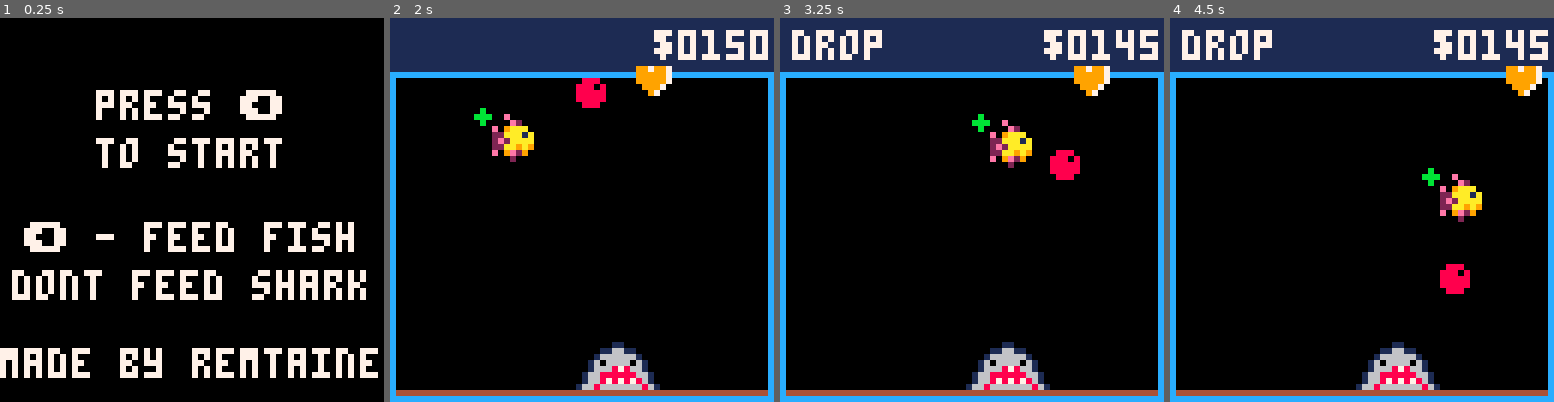
Above: before the commit, frames 1-4 (left to right).
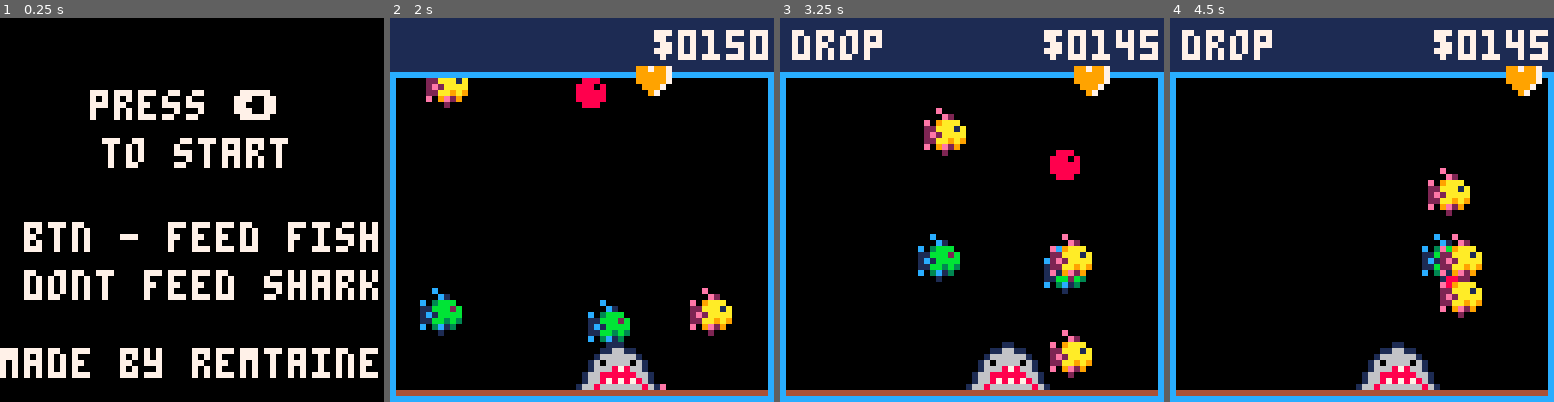
Above: after the commit, the same moments.

Repository: remtaine/pico-sushiquarium
Game: PICO-8 cartridge sushiquarium.p8
Two runs of this game, one before a commit and one after it. Both use one fixed random seed, a clock stepped at 60 frames per second and the inputs below.
Inputs (mouse positions are in pixels of both pictures, inside the frame that each line leads up to):
- Up to frame 1 (0.25 s): no input
- Up to frame 2 (2 s): tap O (Z key) at 0.33, 0.7, 1.43 s; click (459, 121) at 0.67 s; tap X (X key) at 1.07 s; click (520, 267) at 1.22 s; click (585, 114) at 1.77 s; hold Left from 1.97 s (still down)
- Up to frame 3 (3.25 s): tap X (X key) every 0.33 s from 2.07 to 3.07 s; tap O (Z key) at 2.22, 3.1 s; click (1037, 259) at 2.32 s; release Left at 2.37 s; hold Down 2.42-2.82 s; click (1102, 106) at 2.87 s; hold Right from 2.87 s (still down)
- Up to frame 4 (4.5 s): tap X (X key) every 0.33 s from 3.4 to 4.4 s; click (1254, 256) at 3.42 s; release Right at 3.53 s; hold Up 3.58-4.08 s; click (1315, 102) at 3.97 s; tap O (Z key) at 3.98 s; hold Right from 4.13 s (still down)

The runs differ from the first frame. In frame 1, 9.2% of the frame differs, in the area x 3-99%, y 18-74%; in frame 2, 4.2%; in frame 3, 4.8%; in frame 4, 3.3%.

Commit message:
Refactor fish class

Diff:
--- a/sushiquarium.p8
+++ b/sushiquarium.p8
@@ -1,6 +1,7 @@
 pico-8 cartridge // http://www.pico-8.com
 version 38
 __lua__
+-- init
 -- sushiquarium
 -- by remtaine
 
@@ -10,29 +11,75 @@
 -- enable mouse
 --poke(0x5f2d, 1)
 
+
 --setup 64x64 border
 	poke(0x5f2c,3)
 	border = 63
  money = 150
 
+
 --debug
 	debug = ""
 --time
 	fr = 0
 
+
 -- coordinates for dots (feed)
  dx = 30
  dy = 10
  dprice = 5
 
---fish 1 coordinates
- fcnt = 1
-	f1x = 16
-	f1y = 16
-	f1sx = 1
-	f1sy = 0.5
+
+--fish coordinates
+ fish = entity:new({
+  img = 1,
+  --1 for right, -1 for left
+  face = 1,
+		speed = {x = 1, y = 0.5},
+
+		update = function(self)
+			if self.x < dx then
+	 	 self.x += self.speed.x
+			elseif self.x > dx then
+	 	 self.x -= self.speed.x
+	 	end
+
+	 	if self.y < dy then
+	 	 self.y += self.speed.y
+			elseif self.y > dy then
+	 	 self.y -= self.speed.y
+	 	end
+
+	 	if (self.x - 3 > border) then
+	   self.x = -5
+	  end
+
+		 if (self.y - 3 > border) then
+		  self.y = 5
+		 end
+
+		end,
+
+
+		draw = function(self)
+			spr(self.img,self.x,self.y)
+ 	 --circfill(self.x-1,self.y,1,11)
+		end
+ })
+
+ fishes = {}
+ --rn only color diff, but it should have other meanings
+ fish_types = {yellow, green}
+ for i = 1,5 do
+  add(fishes, fish:new({
+   x=flr(rnd(border)),
+   y=flr(rnd(border)),
+   img=flr(rnd(2))
+  }))
+ end
 
 --shark coordinates
+
 
 --arrow coordinates for food
  ax = 40
@@ -46,9 +93,7 @@
 end
 
 -->8
---[[
-state machine
-]]
+--state machine
 
 function _update()
  if state=="menu" then
@@ -66,15 +111,14 @@
 	end
 end
 -->8
---[[
-updates and draw for game
-]]
+--updates and draw for game
 
 function update_game()
 	fr += 1
  mousex = stat(32)
  mousey = stat(33)
 
+ --if btn(⬅️) then
  if btn(⬅️) then
   --sfx(1,0)
   debug = "speed"
@@ -102,17 +146,9 @@
 	dy += 0.5
  if (fr % 2 == 0) then
   --fish move
-  if f1x < dx then
- 	 f1x += f1sx
-		elseif f1x > dx then
- 	 f1x -= f1sx
- 	end
-
- 	if f1y < dy then
- 	 f1y += f1sy
-		elseif f1y > dy then
- 	 f1y -= f1sy
- 	end
+  for fish in all(fishes) do
+	  fish:update()
+  end
 
 	elseif (fr % 3 == 0) then
   if aspeedup then
@@ -132,17 +168,6 @@
 	end
  --end frame movement
 
-
-	if (f1x - 3 > border) then
-	 f1x = -5
-	end
-
-	if (f1y - 3 > border) then
-	 f1y = 5
-	end
-
-	if (fr % 6 == 0) then
-	end
 end
 
 
@@ -154,11 +179,12 @@
 	--shark
 	spr(17,30,54,2,1)
 	--fish
-	spr(1,f1x,f1y)
+
 	--sspr(8,0,8,8,f1x,f1y,16,16)
 	--spr(1,f1x,f1y,1,1,true,false)
- circfill(f1x-1,f1y,1,11)
-
+ for fish in all(fishes) do
+	 fish:draw()
+ end
 --draw border
 	rect(0,9,border,border,12)
 	rectfill(0,0,border,8,1)
@@ -178,10 +204,7 @@
 end
 
 -->8
---[[
-updates and draw for
-everything else
-]]
+--updates and draw for everything else
 
 function update_menu()
  if btn(⬅️) then
@@ -193,16 +216,34 @@
 	cls()
 	--map(0,0,0,0,8,8)
 	fc = 7
-	print("press ⬅️",16,12,fc)
- print("to start",16,20,fc)
+	print("press ⬅️",15,12,fc)
+ print("to start",17,20,fc)
  --todo add instructions
  --print("instructions",8,40,0)
- print("⬅️ - feed fish",4,34,fc)
- print("dont feed shark",2,42,fc)
+ print("btn - feed fish",4,34,fc)
+ print("dont feed shark",4,42,fc)
  print("made by remtaine",0,55,fc)
 end
 
 --@todo instructions
+-->8
+--stuff i can hide in the back
+
+
+class = {
+ new = function(self,tbl)
+	 tbl = tbl or {}
+	 setmetatable(tbl, {
+	  __index = self
+	 })
+	 return tbl
+	end,
+}
+
+entity = class:new({
+ x=0,
+ y=0,
+})
 
 
 
Not shown, changed: 32 lines of the sprite sheet (__gfx__) section of sushiquarium.p8
